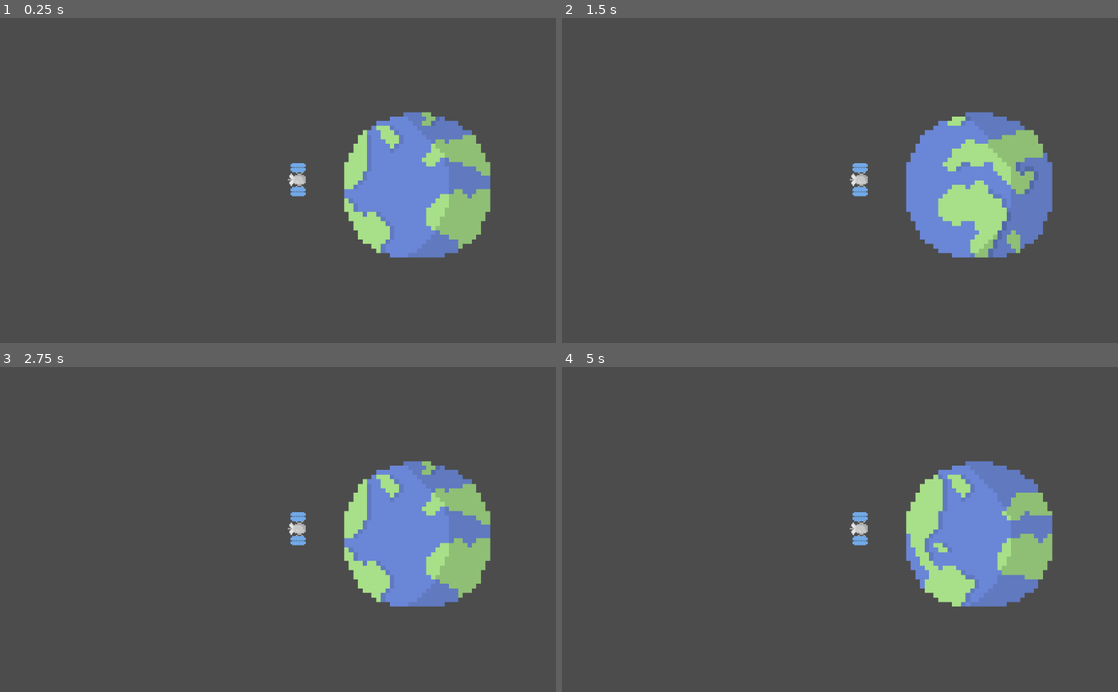
Above: before the commit, frames 1-4 (two rows, left to right).
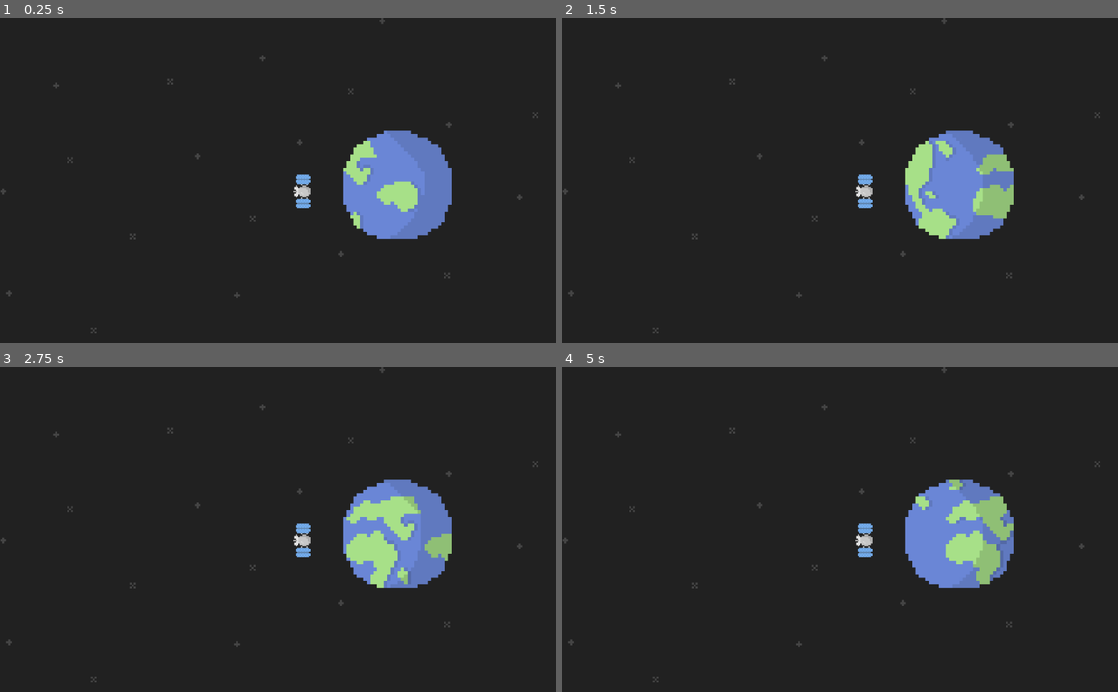
Above: after the commit, the same moments.

Repository: Liamx220/MiniJam76
Game: Godot game, scene res://Main.tscn
Two runs of this game, one before a commit and one after it. Both use one fixed random seed, a clock stepped at 60 frames per second and the inputs below. The project has no main scene, so this scene is started directly.
Inputs:
- Up to frame 1 (0.25 s): no input
- Up to frame 2 (1.5 s): no input
- Up to frame 3 (2.75 s): no input
- Up to frame 4 (5 s): no input

The runs differ from the first frame. In frame 1, 96% of the frame differs, in the area x 0-100%, y 0-100%; in frame 2, 98%; in frame 3, 97%; in frame 4, 98%.

Commit message:
Added a background(placeholder?) and updated the earth animation

Diff:
--- a/MiniJam76/MiniJam76/Main.tscn
+++ b/MiniJam76/MiniJam76/Main.tscn
@@ -1,53 +1,83 @@
-[gd_scene load_steps=9 format=2]
+[gd_scene load_steps=15 format=2]
 
 [ext_resource path="res://Sprites/earth.png" type="Texture" id=1]
 [ext_resource path="res://Sprites/satellite.png" type="Texture" id=2]
+[ext_resource path="res://Sprites/background.png" type="Texture" id=3]
+
+[sub_resource type="AtlasTexture" id=1]
+atlas = ExtResource( 1 )
+region = Rect2( 0, 0, 34, 34 )
+
+[sub_resource type="AtlasTexture" id=2]
+atlas = ExtResource( 1 )
+region = Rect2( 34, 0, 34, 34 )
+
+[sub_resource type="AtlasTexture" id=3]
+atlas = ExtResource( 1 )
+region = Rect2( 68, 0, 34, 34 )
+
+[sub_resource type="AtlasTexture" id=4]
+atlas = ExtResource( 1 )
+region = Rect2( 102, 0, 34, 34 )
+
+[sub_resource type="AtlasTexture" id=5]
+atlas = ExtResource( 1 )
+region = Rect2( 136, 0, 34, 34 )
 
 [sub_resource type="AtlasTexture" id=6]
 atlas = ExtResource( 1 )
-region = Rect2( 0, 0, 34, 34 )
+region = Rect2( 170, 0, 34, 34 )
 
 [sub_resource type="AtlasTexture" id=7]
 atlas = ExtResource( 1 )
-region = Rect2( 34, 0, 34, 34 )
+region = Rect2( 204, 0, 34, 34 )
 
 [sub_resource type="AtlasTexture" id=8]
 atlas = ExtResource( 1 )
-region = Rect2( 68, 0, 34, 34 )
+region = Rect2( 238, 0, 34, 34 )
 
 [sub_resource type="AtlasTexture" id=9]
 atlas = ExtResource( 1 )
-region = Rect2( 102, 0, 34, 34 )
+region = Rect2( 272, 0, 34, 34 )
 
-[sub_resource type="SpriteFrames" id=5]
+[sub_resource type="SpriteFrames" id=10]
 animations = [ {
-"frames": [ SubResource( 6 ), SubResource( 7 ), SubResource( 8 ), SubResource( 9 ) ],
+"frames": [ SubResource( 1 ), SubResource( 2 ), SubResource( 3 ), SubResource( 4 ), SubResource( 5 ), SubResource( 6 ), SubResource( 7 ), SubResource( 8 ), SubResource( 9 ) ],
 "loop": true,
 "name": "default",
-"speed": 5.0
+"speed": 3.0
 } ]
 
-[sub_resource type="CircleShape2D" id=1]
+[sub_resource type="CircleShape2D" id=11]
 
 [node name="Node2D" type="Node2D"]
 
+[node name="background" type="Sprite" parent="."]
+position = Vector2( 532.154, 303.905 )
+scale = Vector2( 3.6163, 3.6163 )
+texture = ExtResource( 3 )
+
 [node name="earth" type="StaticBody2D" parent="."]
-position = Vector2( 768.302, 307.956 )
-scale = Vector2( 8.39977, 8.39977 )
+position = Vector2( 731.806, 307.956 )
+scale = Vector2( 6.23213, 6.23213 )
 
 [node name="AnimatedSprite" type="AnimatedSprite" parent="earth"]
-frames = SubResource( 5 )
+frames = SubResource( 10 )
+frame = 5
 playing = true
 
 [node name="CollisionShape2D" type="CollisionShape2D" parent="earth"]
 visible = false
 scale = Vector2( 1.75, 1.75 )
-shape = SubResource( 1 )
+shape = SubResource( 11 )
 
-[node name="KinematicBody2D" type="KinematicBody2D" parent="."]
+[node name="satellite" type="KinematicBody2D" parent="."]
+position = Vector2( 554.451, 321.522 )
+__meta__ = {
+"_edit_group_": true
+}
 
-[node name="Sprite" type="Sprite" parent="KinematicBody2D"]
-position = Vector2( 545.261, 299.739 )
+[node name="Sprite" type="Sprite" parent="satellite"]
 rotation = -1.5708
 scale = Vector2( 2.47744, 2.47744 )
 texture = ExtResource( 2 )
Binary file added: MiniJam76/MiniJam76/Sprites/background.png
Not shown, added: MiniJam76/MiniJam76/Sprites/background.png.import
Binary file changed: MiniJam76/MiniJam76/Sprites/earth.png
